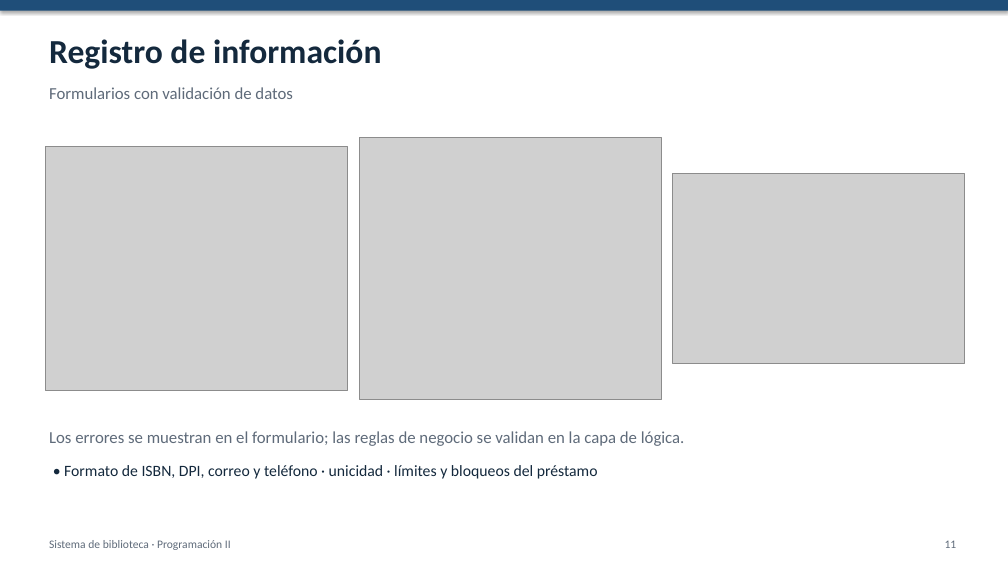
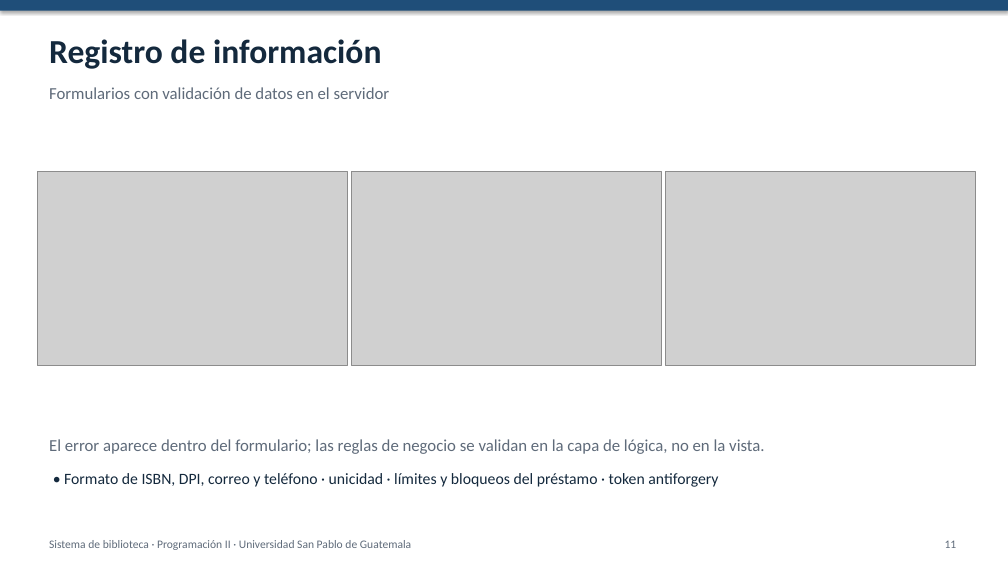
Before and after one commit to USPG-Angels-Workspace/sistema-biblioteca, a slide deck: slide 11 of docs/Presentacion.pptx. Drawn at 1008x567 pixels with LibreOffice and Linux fonts; fonts in the diff are those of the drawing; grey boxes stand for pictures. Boxes give left, top, right and bottom in pixels: in the first picture for what was removed or moved away, otherwise in the second. Text is boxed around its words. In the diff, an @@ line names an element or a change of style, - is before the commit and + after.

Commit message:
docs: actualiza la presentación con la arquitectura MVC, las capturas web y los datos del equipo

```diff
--- a/docs/Presentacion.pptx
+++ b/docs/Presentacion.pptx
@@ text at (49, 87, 390, 99): text changed @@
-Formularios con validación de datos
+Formularios con validación de datos en el servidor
@@ picture: place and size @@
-picture at (45, 147, 348, 391)
+picture at (38, 172, 348, 365)
@@ picture: place and size @@
-picture at (359, 138, 662, 399)
+picture at (352, 172, 662, 365)
@@ picture: place and size @@
-picture at (673, 173, 964, 364)
+picture at (665, 172, 975, 365)
@@ text at (49, 439, 764, 454): text changed @@
-Los errores se muestran en el formulario; las reglas de negocio se validan en la capa de lógica.
+El error aparece dentro del formulario; las reglas de negocio se validan en la capa de lógica, no en la vista.
@@ text at (64, 473, 718, 487): text changed @@
-• Formato de ISBN, DPI, correo y teléfono · unicidad · límites y bloqueos del préstamo
+• Formato de ISBN, DPI, correo y teléfono · unicidad · límites y bloqueos del préstamo · token antiforgery
@@ text at (49, 540, 411, 550): text changed @@
-Sistema de biblioteca · Programación II
+Sistema de biblioteca · Programación II · Universidad San Pablo de Guatemala
```
Also in this commit, not shown: 15 other slides changed, 2 slides added, 2 slides removed.
